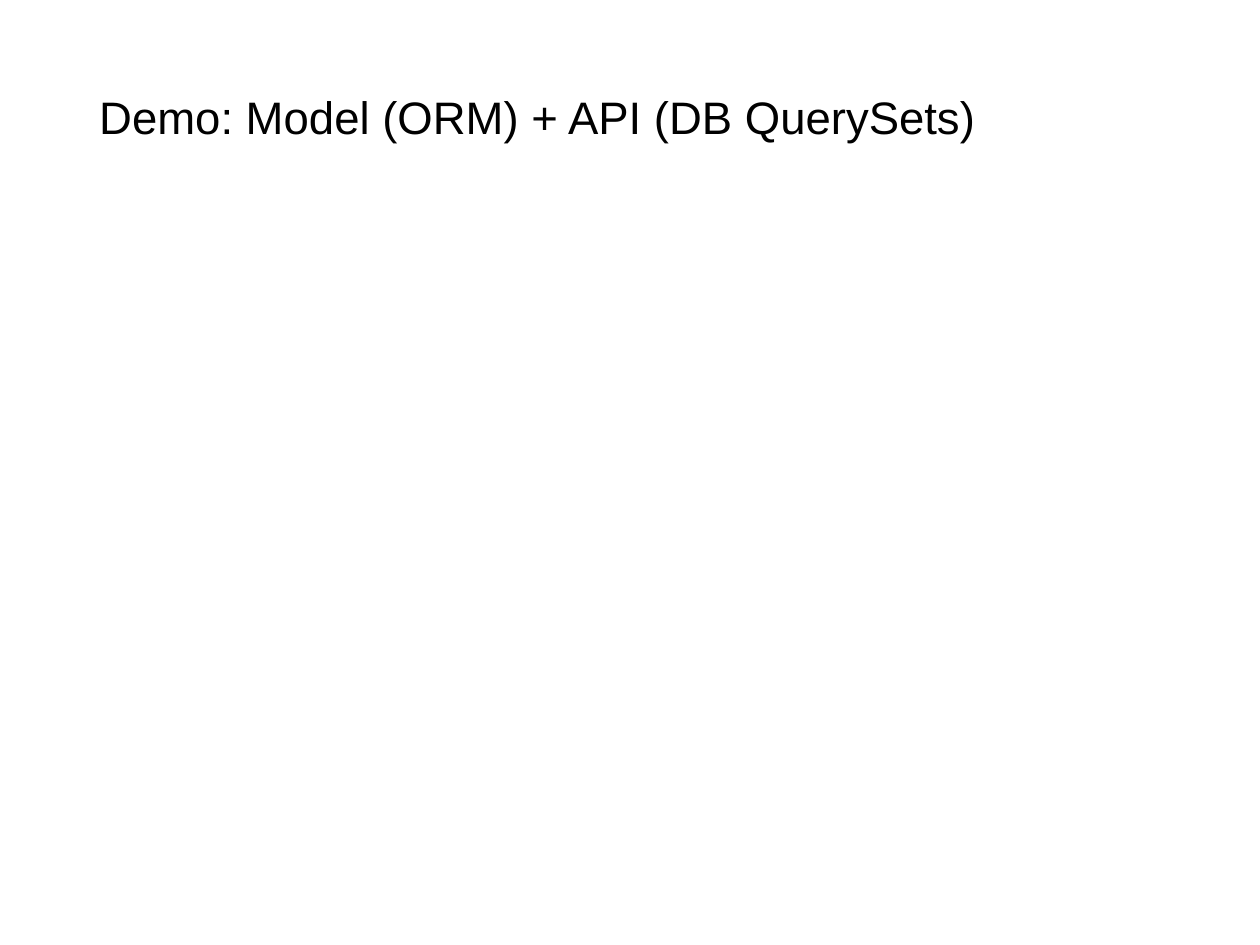
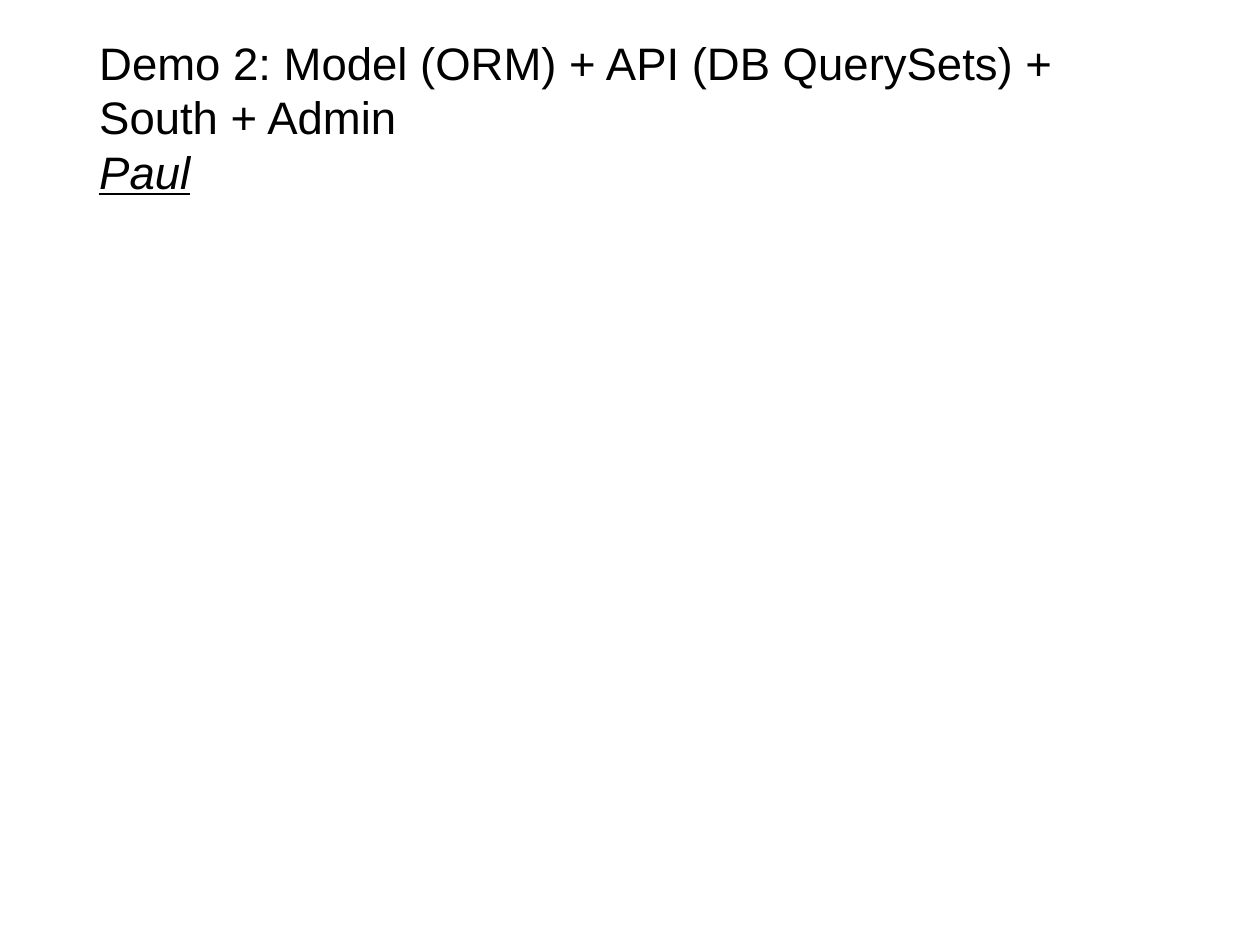
Before and after one commit to rwit/bencotto, a slide deck: slide 5 of doc/Django Pizza Sessie.odp. Drawn at 1260x945 pixels with LibreOffice and Linux fonts; fonts in the diff are those of the drawing; background and template pictures are left out. Boxes give left, top, right and bottom in pixels: in the first picture for what was removed or moved away, otherwise in the second. Text is boxed around its words. In the diff, an @@ line names an element or a change of style, - is before the commit and + after.

Commit message:
Added the demo's to the odp

```diff
--- a/doc/Django Pizza Sessie.odp
+++ b/doc/Django Pizza Sessie.odp
@@ title at bbox=[99, 47, 1013, 195]: text changed @@
-Demo: Model (ORM) + API (DB QuerySets)
+Demo 2: Model (ORM) + API (DB QuerySets) + South + Admin
+Paul
```
Also in this commit, not shown: 1 other slide changed, 4 slides added.
